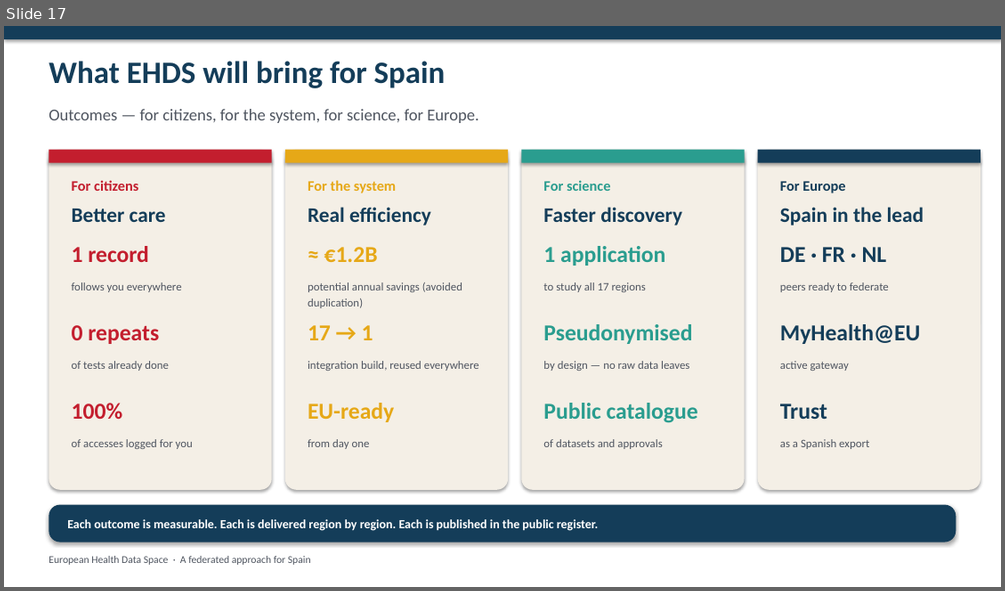
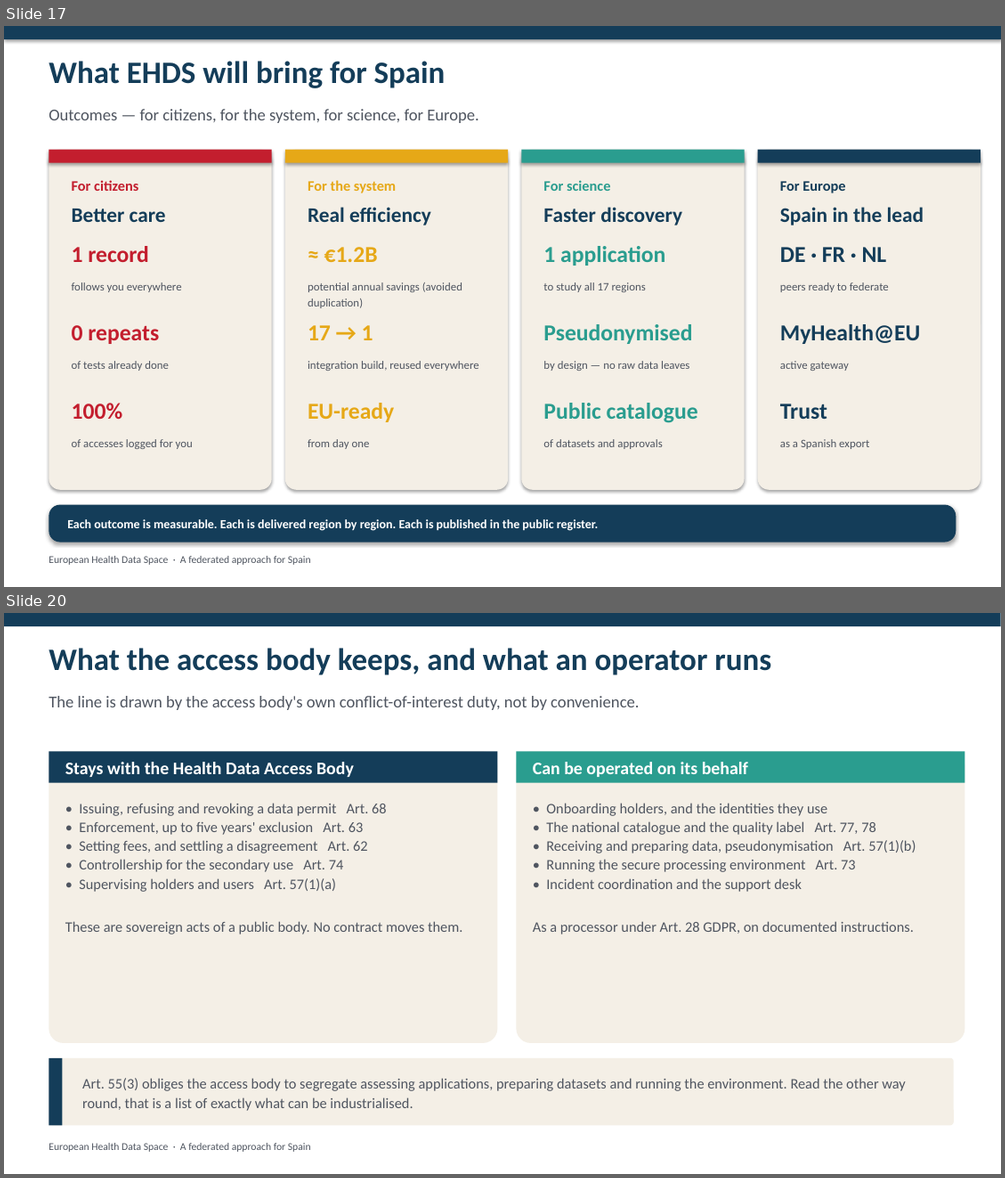
Before and after one commit to ma3u/MinimumViableHealthDataspacev2, a slide deck: docs/demos/spain-ehds-ministry-deck.pptx. Shown one above the other, each under a label of ours: slide 17 before the commit, slides 17 and 20 after it; the slides between them are not shown. The pictures are 1005x591 and 1005x1178 pixels, drawn with LibreOffice and Linux fonts; fonts in the diff are those of the drawing. Boxes give left, top, right and bottom in pixels: in the first picture for what was removed or moved away, otherwise in the second. Text is boxed around its words. In the diff, an @@ line names an element or a change of style, - is before the commit and + after.

Commit message:
docs(deck): six closing slides on who would operate the health dataspace
The ministry deck ended on outcomes and a conversation, with nothing between the
demo and the ask about who actually runs the thing. That is the question the
audit step always provokes, so it now has an answer in the deck rather than only
in a paper nobody in the room is reading.

Inserted before 'The conversation we want to start': the three-layer split and
which two EHDS already legislates, the model on one page, the Art. 55(3) line
between what the access body keeps and what an operator runs, the five
functions, the statutory dates, and why Art. 62 makes this cost recovery rather
than a platform business.

The deck has no master to inherit from, every slide being Blank with hand-placed
shapes, so add-operating-model-slides.py reproduces the house style from
coordinates and colours read back out of the existing slides. It refuses to run
twice. Verified after the round trip: all 19 original slides unchanged in
structure and text, all 25 media parts intact.

```diff
--- a/docs/demos/spain-ehds-ministry-deck.pptx
+++ b/docs/demos/spain-ehds-ministry-deck.pptx
@@ slide 20 added at [4, 613, 1001, 1174], background #FFFFFF @@
@@ rectangle added at [4, 613, 1001, 626], fill #143D59 @@
@@ text added at [48, 648, 771, 675], 30 pt, text #143D59, bold @@
+What the access body keeps, and what an operator runs
@@ text added at [48, 696, 639, 710], 16 pt, text #4F5560 @@
+The line is drawn by the access body's own conflict-of-interest duty, not by convenience.
@@ rounded rectangle added at [48, 751, 498, 1043], fill #F4EFE6 @@
@@ rectangle added at [48, 751, 498, 783], fill #143D59 @@
@@ text added at [65, 762, 354, 777], 17 pt, text #FFFFFF, bold @@
+Stays with the Health Data Access Body
@@ rounded rectangle added at [517, 751, 965, 1043], fill #F4EFE6 @@
@@ rectangle added at [517, 751, 965, 783], fill #2A9D8F @@
@@ text added at [533, 762, 748, 777], 17 pt, text #FFFFFF, bold @@
+Can be operated on its behalf
@@ text added at [65, 803, 462, 934], 14 pt, text #4F5560 @@
+• Issuing, refusing and revoking a data permit Art. 68
+• Enforcement, up to five years' exclusion Art. 63
+• Setting fees, and settling a disagreement Art. 62
+• Controllership for the secondary use Art. 74
+• Supervising holders and users Art. 57(1)(a)
+These are sovereign acts of a public body. No contract moves them.
@@ text added at [533, 803, 915, 934], 14 pt, text #4F5560 @@
+• Onboarding holders, and the identities they use
+• The national catalogue and the quality label Art. 77, 78
+• Receiving and preparing data, pseudonymisation Art. 57(1)(b)
+• Running the secure processing environment Art. 73
+• Incident coordination and the support desk
+As a processor under Art. 28 GDPR, on documented instructions.
@@ rounded rectangle added at [48, 1058, 954, 1126], fill #F4EFE6 @@
@@ rectangle added at [48, 1058, 63, 1126], fill #143D59 @@
@@ text added at [82, 1078, 905, 1111], 14 pt, text #4F5560 @@
+Art. 55(3) obliges the access body to segregate assessing applications, preparing datasets and running the environment. Read the other way round, that is a list of exactly what can be industrialised.
@@ text added at [48, 1143, 311, 1151], 10 pt, text #4F5560 @@
+European Health Data Space · A federated approach for Spain
```
Also in this commit, not shown: 5 other slides added, 3 other files.
